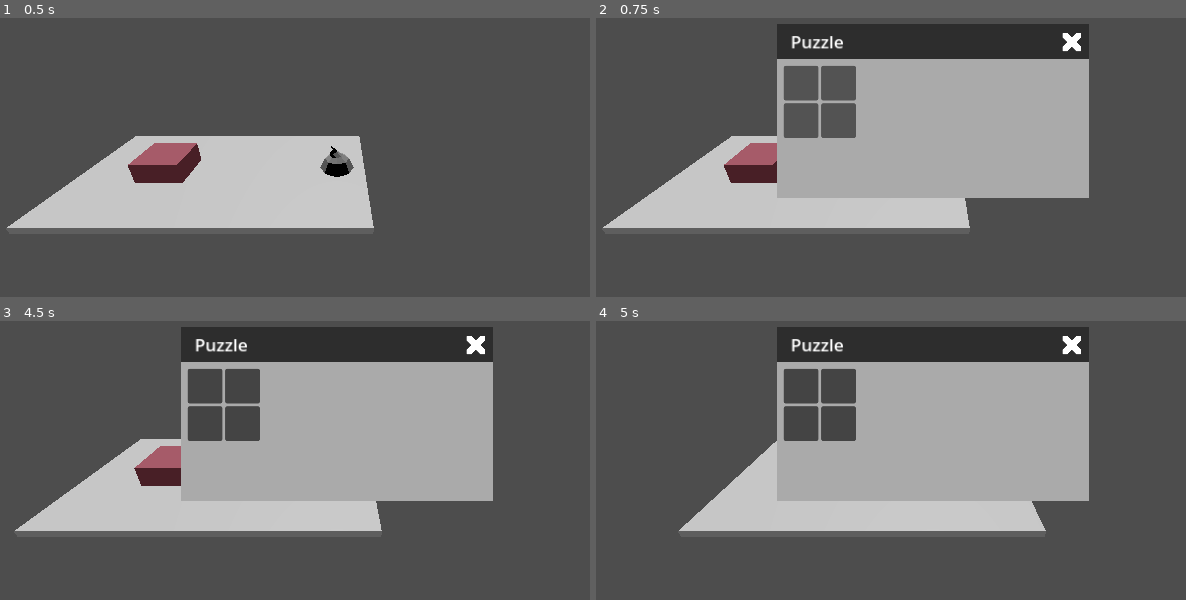
Above: before the commit, frames 1-4 (two rows, left to right).
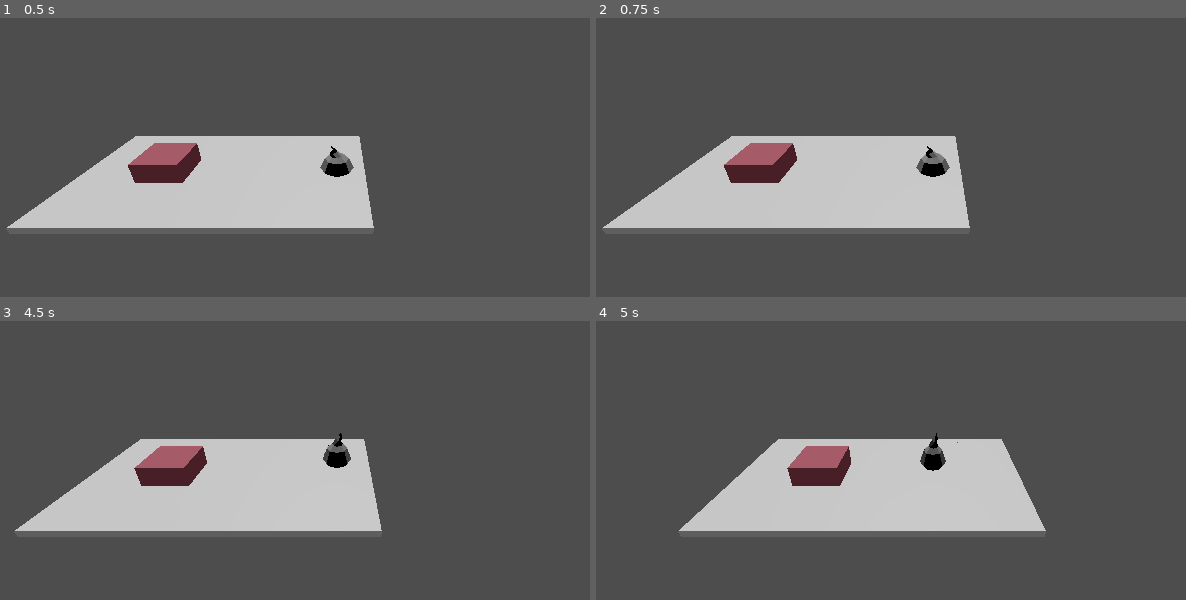
Above: after the commit, the same moments.

Repository: torbenvanassche/Warehousing
Game: Godot game, scene res://game_components/scenes/game.tscn
Two runs of this game, one before a commit and one after it. Both use one fixed random seed, a clock stepped at 60 frames per second and the inputs below.
Inputs (mouse positions are in pixels of both pictures, inside the frame that each line leads up to):
- Up to frame 1 (0.5 s): no input
- Up to frame 2 (0.75 s): tap Enter at 0.5 s; move the mouse to (1109, 140) at 0.52 s; hold D (move_right) from 0.53 s (still down); hold R (open_puzzle) from 0.53 s (still down)
- Up to frame 3 (4.5 s): click (513, 443) at 0.8 s; release D (move_right) at 1.25 s; release R (open_puzzle) at 1.25 s; click (206, 385) at 1.25 s, where only the run before the commit has a clickable "0"; click (241, 385) at 2 s, where only the run before the commit has a clickable "0"; click (206, 424) at 2.75 s, where only the run before the commit has a clickable "0"; click (241, 424) at 3.5 s, where only the run before the commit has a clickable "0"; tap Space at 4.25 s; drag from (177, 488) to (295, 555) at 4.27 s
- Up to frame 4 (5 s): no input

Frame 1 is identical in both runs. In frame 2, 30% of the frame differs, in the area x 30-84%, y 2-65%; in frame 3, 30%; in frame 4, 30%.
Error in both runs: Invalid assignment of property or key 'camera' with value of type 'Camera3D' on a base object of type 'Node3D (game_manager.gd)'. (res://game_mechanics/global_…

Commit message:
working on item generation

Diff:
--- /dev/null
+++ b/game_mechanics/global_scripts/item_generator.gd
@@ -0,0 +1,9 @@
+extends Node
+
+var items: Dictionary;
+
+signal item_generated();
+
+func _ready():
+	items = ItemManager.get_items();
+	print(items)
--- a/game_mechanics/global_scripts/item_manager.gd
+++ b/game_mechanics/global_scripts/item_manager.gd
@@ -10,6 +10,9 @@
 		return rv;
 	printerr(id + " not found in the item database.")
 	return null;
+
+func get_items():
+	return _items;
 
 func get_by_property(prop: String, value: Variant, dict: Dictionary = _items) -> Dictionary:
 	var a_items: Dictionary = {};
--- a/game_mechanics/global_scripts/ui_manager.gd
+++ b/game_mechanics/global_scripts/ui_manager.gd
@@ -20,9 +20,6 @@
 func _unhandled_input(event):
 	if event.is_action_pressed("open_inventory") && !get_tree().paused:
 		enable_ui(get_subwindow("INVENTORY"))
-
-	if event.is_action_pressed("open_puzzle") && !get_tree().paused:
-		enable_ui(get_subwindow("PUZZLE"))
 
 	if event.is_action_pressed("cancel") && is_ui_closed():
 		toggle_pause();
@@ -48,8 +45,8 @@
 		return null;
 
 func enable_ui(to_enable: Node, add_to_undo_stack: bool = true, options: Dictionary = {}):
-	if options.has("hide"):
-		options.hide.visible = false;
+	if options.has("hide") && options.hide is bool:
+		options.hide.visible = options.hide;
 
 	if to_enable:
 		if to_enable.has_method("on_enable"):
--- a/game_mechanics/user_interface/windows/paused.tscn
+++ b/game_mechanics/user_interface/windows/paused.tscn
@@ -8,9 +8,6 @@
 id = "PAUSE"
 display_mode = "none"
 to_enable = NodePath("VBoxContainer/content/VBoxContainer")
-
-[node name="content" parent="VBoxContainer" index="1"]
-color = Color(0.666667, 0.666667, 0.666667, 1)
 
 [node name="VBoxContainer" type="VBoxContainer" parent="VBoxContainer/content" index="0"]
 layout_mode = 1
--- a/game_mechanics/world_interactable/interaction_packing_table.gd
+++ b/game_mechanics/world_interactable/interaction_packing_table.gd
@@ -1,4 +1,4 @@
 extends Interaction
 
 func execute(_dict: Dictionary = {}):
-	print("HI!")
+	UIManager.enable_ui(UIManager.get_subwindow("PUZZLE"))
